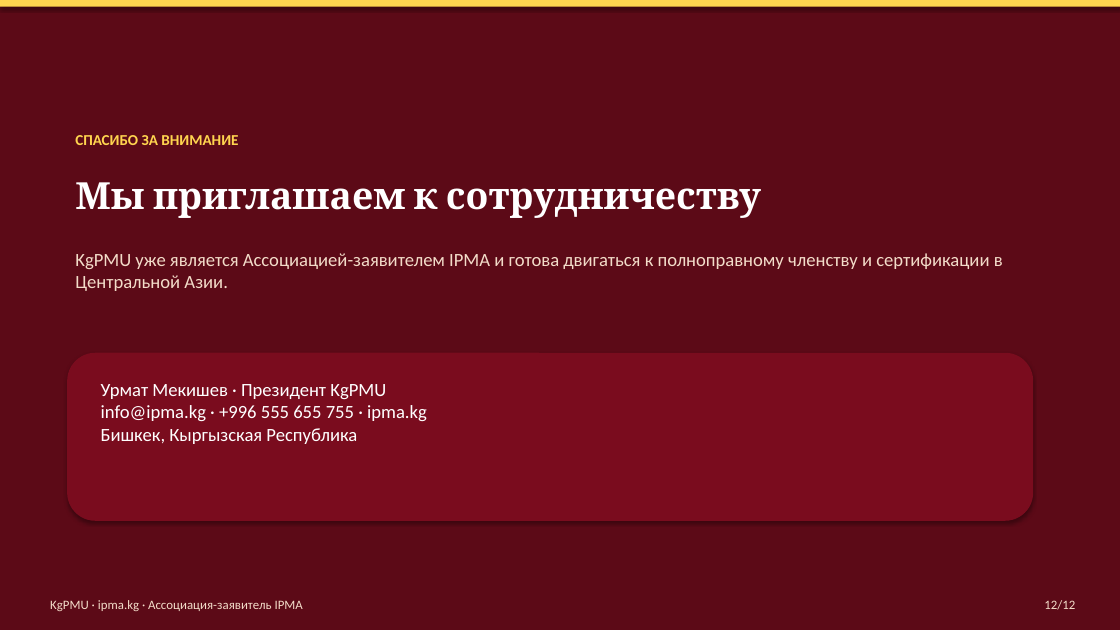
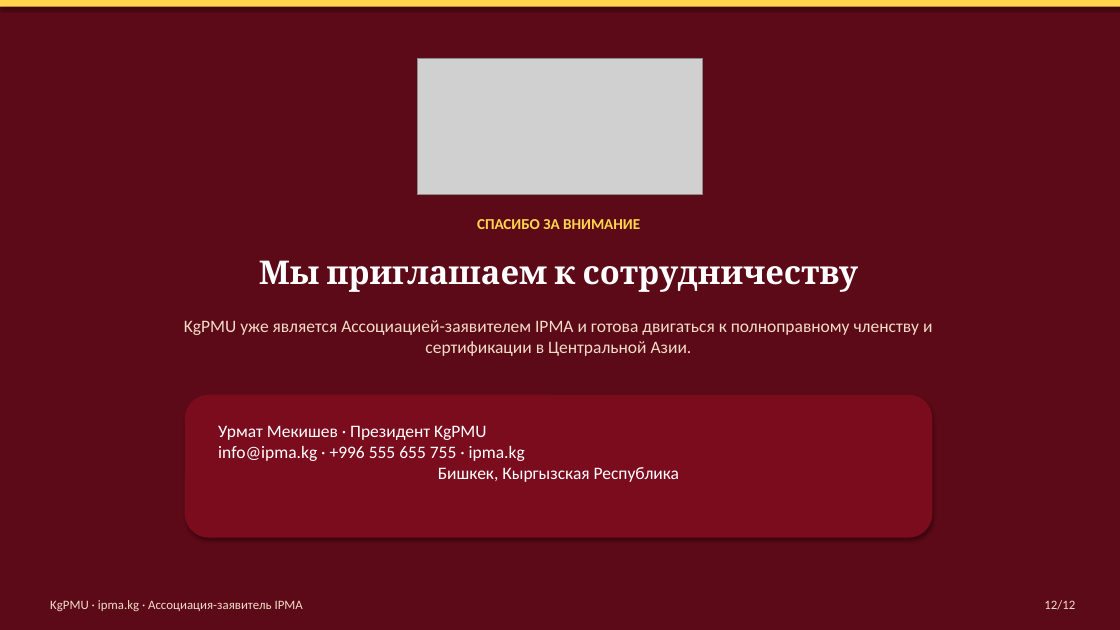
Before and after one commit to umekishev/umekishev, a slide deck: slide 12 of presentations/IPMA_Kyrgyzstan_CoD_Presentation.pptx. Drawn at 1120x630 pixels with LibreOffice and Linux fonts; fonts in the diff are those of the drawing; grey boxes stand for pictures. Boxes give left, top, right and bottom in pixels: in the first picture for what was removed or moved away, otherwise in the second. Text is boxed around its words. In the diff, an @@ line names an element or a change of style, - is before the commit and + after.

```diff
--- a/presentations/IPMA_Kyrgyzstan_CoD_Presentation.pptx
+++ b/presentations/IPMA_Kyrgyzstan_CoD_Presentation.pptx
@@ picture added at (x1=418, y1=59, x2=703, y2=194) @@
@@ text "СПАСИБО ЗА ВНИМАНИЕ" moved from (x1=75, y1=135, x2=238, y2=145) to (x1=477, y1=219, x2=640, y2=229) @@
@@ text "СПАСИБО ЗА ВНИМАНИЕ" at (x1=477, y1=219, x2=640, y2=229): alignment left to centre @@
@@ text "Мы приглашаем к сотрудничеству" moved from (x1=75, y1=182, x2=761, y2=218) to (x1=259, y1=260, x2=859, y2=292) @@
@@ text "Мы приглашаем к сотрудничеству" at (x1=259, y1=260, x2=859, y2=292): size 32 to 28 pt; alignment left to centre @@
@@ text "KgPMU уже является Ассоциацией-заявителем IPMA ..." at (x1=184, y1=320, x2=932, y2=356): size 16 to 15 pt; alignment left to centre @@
@@ text "KgPMU уже является Ассоциацией-заявителем IPMA ..." moved from (x1=75, y1=253, x2=1003, y2=291) to (x1=184, y1=320, x2=932, y2=356) @@
@@ rounded rectangle resized from (x1=67, y1=353, x2=1033, y2=521) to (x1=185, y1=395, x2=933, y2=538) @@
@@ text "Урмат Мекишев · Президент KgPMU ..." moved from (x1=101, y1=384, x2=427, y2=444) to (x1=218, y1=425, x2=679, y2=482) @@
@@ text "Урмат Мекишев · Президент KgPMU ..." at (x1=218, y1=425, x2=679, y2=482): size 16 to 15 pt; alignment left to centre @@
```
Also in this commit, not shown: 11 other slides changed, 5 other files.
